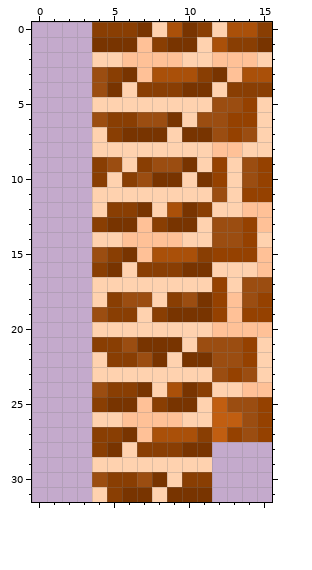
A pixel-art sprite gets an edit: res/wall_top_right_corner.png. The picture above is the old version.
The file is 16x32 pixels.
The same view after the edit:
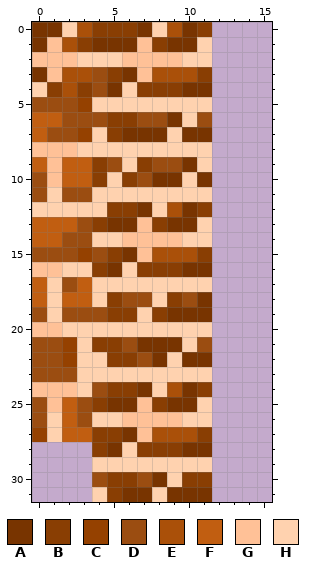
Palette (. is transparent): A #783400  B #893e03  C #954100  D #9b4d11  E #aa5009  F #c15e11  G #ffc197  H #ffd2af
The edit:
Colour A is added in row 0 at x 0 to 1; in row 1 at x 0; in row 3 at x 0.
Colour B is added in row 1 at x 3; in row 4 at x 1 and 3.
Colour C is added in row 5 at x 3; in row 7 at x 3; in row 15 at x 3; in rows 21 to 22 at x 2; in row 27 at x 0.
Colour D is added in row 5 at x 0 to 2; in row 6 at x 2 to 3; in row 7 at x 1 to 2; in row 10 at x 0; in row 11 at x 0 and 2 to 3; in row 13 at x 3.
Colour D is added in row 14 at x 2 to 3; in row 15 at x 0 to 2; in row 17 at x 2; in row 19 at x 0 and 2 to 3; in rows 21 to 22 at x 0 to 1; in row 23 at x 0 to 2.
Colour D is added in rows 25 to 26 at x 0 and 3.
Colour E is added in row 0 at x 3; in row 1 at x 2; in row 3 at x 2 to 3; in row 4 at x 2.
Colour F is added in row 6 at x 0 to 1; in row 7 at x 0; in row 9 at x 0 and 2 to 3; in row 10 at x 2 to 3; in row 13 at x 0 to 2; in row 14 at x 0 to 1.
Colour F is added in row 17 at x 0 and 3; in row 18 at x 0 and 2 to 3; in rows 25 to 26 at x 2; in row 27 at x 2 to 3.
Colour G is added in row 1 at x 1; in row 2 at x 0 to 2; in row 3 at x 1; in row 8 at x 0 to 2; in rows 9 to 10 at x 1; in row 16 at x 0 to 1.
Colour G is added in row 20 at x 0 to 1; in row 24 at x 0 to 2; in row 25 at x 1.
Colour H is added in row 0 at x 2; in row 2 at x 3; in row 4 at x 0; in row 8 at x 3; in row 11 at x 1; in row 12 at x 0 to 3.
Colour H is added in row 16 at x 2 to 3; in rows 17 to 19 at x 1; in row 20 at x 2 to 3; in rows 21 to 24 at x 3; in rows 26 to 27 at x 1.
Colour A is gone in row 1 at x 15; in row 3 at x 12.
Colour B is gone in row 0 at x 15; in row 1 at x 13 to 14; in row 4 at x 13 to 15.
Colour C is gone in row 5 at x 14; in row 6 at x 13 to 14; in row 7 at x 13; in rows 9 to 10 at x 12 and 15; in row 11 at x 14 to 15; in rows 13 to 14 at x 14.
Colour C is gone in row 15 at x 12 to 14; in row 17 at x 12; in row 18 at x 12 and 15; in row 19 at x 12 and 14 to 15; in rows 21 to 22 at x 14; in row 23 at x 13.
Colour C is gone in rows 25 to 26 at x 15; in row 27 at x 13 and 15.
Colour D is gone in row 5 at x 12 to 13; in row 6 at x 12; in row 7 at x 12 and 14; in rows 9 to 10 at x 14; in row 11 at x 12; in rows 13 to 14 at x 12 to 13.
Colour D is gone in row 17 at x 14 to 15; in row 18 at x 14; in rows 21 to 22 at x 12 to 13; in row 23 at x 12 and 14; in row 25 at x 13 to 14; in rows 26 to 27 at x 14.
Colour E is gone in row 0 at x 13 to 14; in row 1 at x 12; in row 3 at x 14 to 15.
Colour F is gone in row 25 at x 12; in row 26 at x 12 to 13; in row 27 at x 12.
Colour G is gone in row 2 at x 12 to 14; in row 3 at x 13; in row 8 at x 12 to 13; in row 12 at x 14 to 15; in row 13 at x 15; in rows 15 to 16 at x 15.
Colour G is gone in rows 18 to 19 at x 13; in row 20 at x 12 to 15; in row 24 at x 14 to 15.
Colour H is gone in row 0 at x 12; in row 2 at x 15; in row 4 at x 12; in rows 5 to 7 at x 15; in row 8 at x 14 to 15; in rows 9 to 11 at x 13.
Colour H is gone in row 12 at x 12 to 13; in row 14 at x 15; in row 16 at x 12 to 14; in row 17 at x 13; in rows 21 to 23 at x 15; in row 24 at x 12 to 13.
Changed places in both pictures, as pixel boxes (x1, y1, x2, y2):
added: (32, 22, 92, 442)
erased: (212, 22, 272, 442)
